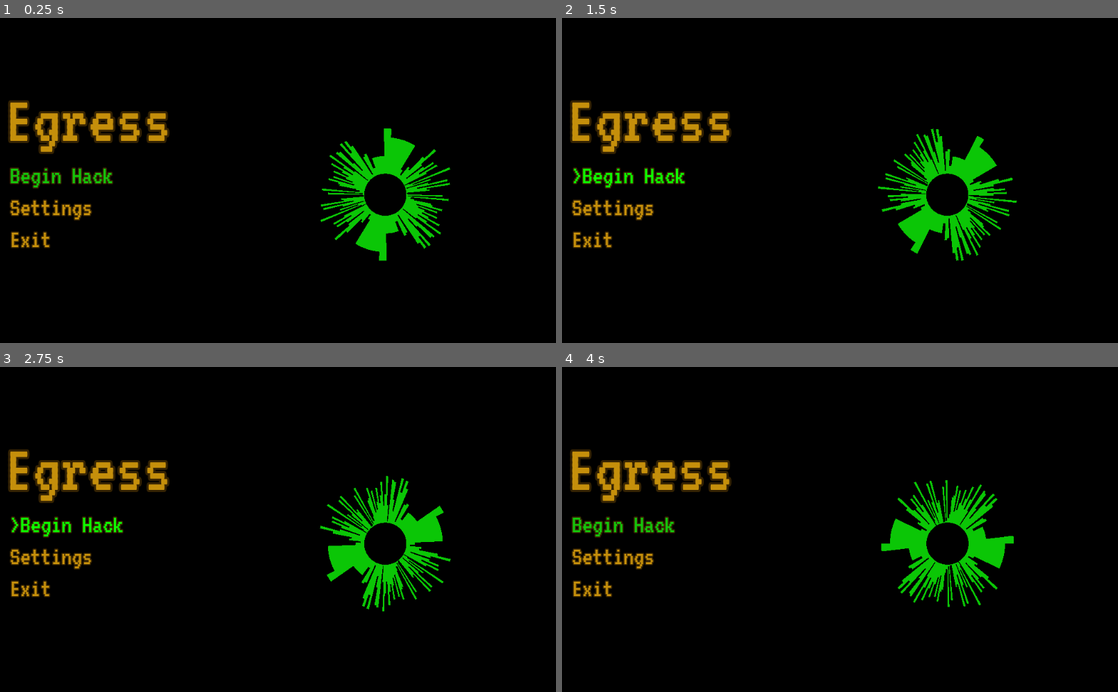
Above: before the commit, frames 1-4 (two rows, left to right).
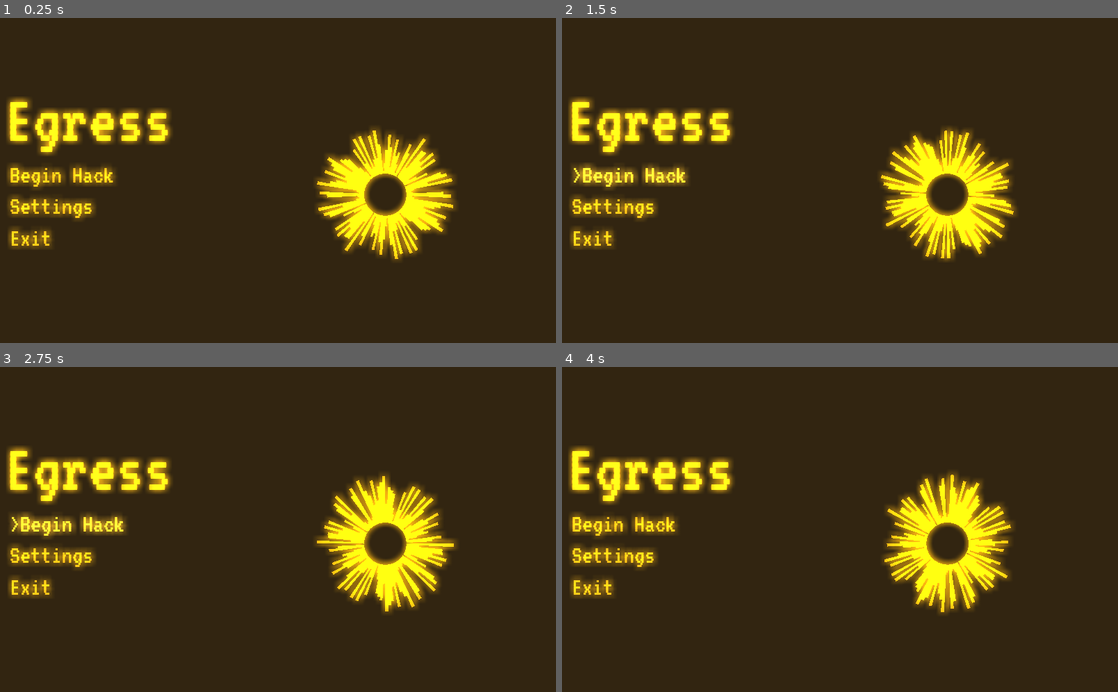
Above: after the commit, the same moments.

Repository: Lunatic-Games/egress
Game: Godot game, scene res://menus/main_menu/main_menu.tscn
The game is run twice, just before and just after one commit, with the same random seed, the same clock (stepped at 60 frames per second) and the same inputs. This scene is started directly instead of the project's main scene.
Inputs (mouse positions are in pixels of both pictures, inside the frame that each line leads up to):
- Up to frame 1 (0.25 s): no input
- Up to frame 2 (1.5 s): click "Begin Hack" at 0.5 s; click ">Begin Hack" at 1.25 s
- Up to frame 3 (2.75 s): click ">Begin Hack" at 2 s
- Up to frame 4 (4 s): click ">Begin Hack" at 2.75 s; move the mouse to (962, 513) at 3.52 s

The runs differ from the first frame. In frame 1, 100% of the frame differs, in the area x 0-100%, y 0-100%; in frame 2, 100%; in frame 3, 100%; in frame 4, 100%.

Commit message:
Glow

Diff:
--- /dev/null
+++ b/menus/main_menu/main_menu.tres
@@ -0,0 +1,24 @@
+[gd_resource type="ShaderMaterial" load_steps=2 format=2]
+
+[sub_resource type="Shader" id=6]
+code = "shader_type canvas_item;
+
+void fragment() {
+	float sd = 10.0;
+	float pi = 3.141592653;
+	float e = 2.71828;
+	float left = 1.0 / (2.0 * pi * pow(sd, 2));
+	vec4 sum = vec4(0.0);
+	for (float x = -8.0; x < 8.0; x += 2.0) {
+		for (float y = -8.0; y < 8.0; y += 2.0) {
+			vec4 value = texture(SCREEN_TEXTURE, SCREEN_UV + SCREEN_PIXEL_SIZE * vec2(x, y));
+			float p = -(pow(x, 2) + pow(y, 2)) / (2.0 * pow(sd, 2));
+			sum += value * left * pow(e, p);
+		}
+	}
+	COLOR = sum * 10.0 + texture(SCREEN_TEXTURE, SCREEN_UV);
+}
+"
+
+[resource]
+shader = SubResource( 6 )
--- a/menus/main_menu/main_menu.tscn
+++ b/menus/main_menu/main_menu.tscn
@@ -6,10 +6,31 @@
 [ext_resource path="res://assets/sfx/clack.wav" type="AudioStream" id=4]
 [ext_resource path="res://menus/main_menu/main_menu.gd" type="Script" id=5]
 
+[sub_resource type="Shader" id=6]
+code = "shader_type canvas_item;
+
+void fragment() {
+	float sd = 10.0;
+	float pi = 3.141592653;
+	float e = 2.71828;
+	float left = 1.0 / (2.0 * pi * pow(sd, 2));
+	vec4 sum = vec4(0.0);
+	for (float x = -8.0; x < 8.0; x += 2.0) {
+		for (float y = -8.0; y < 8.0; y += 2.0) {
+			vec4 value = texture(SCREEN_TEXTURE, SCREEN_UV + SCREEN_PIXEL_SIZE * vec2(x, y));
+			float p = -(pow(x, 2) + pow(y, 2)) / (2.0 * pow(sd, 2));
+			sum += value * left * pow(e, p);
+		}
+	}
+	COLOR = sum * 10.0 + texture(SCREEN_TEXTURE, SCREEN_UV);
+}
+"
+
+[sub_resource type="ShaderMaterial" id=7]
+shader = SubResource( 6 )
+
 [sub_resource type="DynamicFont" id=1]
 size = 128
-outline_size = 4
-outline_color = Color( 0.776471, 0.509804, 0.0470588, 0.270588 )
 font_data = ExtResource( 1 )
 
 [sub_resource type="Shader" id=2]
@@ -28,8 +49,8 @@
 
 void fragment() {
 	vec2 xy = UV - 0.5;
-	float angle = tanh(xy.y / xy.x);
-	float sect = angle - mod(angle, 1.0 / float(bars));
+	float angle = atan(xy.y / xy.x);
+	float sect = angle - mod(angle, 3.14159 / float(bars));
 	float radius = inner_radius + rand(sect) * 0.3;
 	if (pow(xy.x, 2) + pow(xy.y, 2) < pow(radius, 2) &&
 			pow(xy.x, 2) + pow(xy.y, 2) > pow(inner_radius, 2)) {
@@ -42,9 +63,9 @@
 [sub_resource type="ShaderMaterial" id=3]
 shader = SubResource( 2 )
 shader_param/inner_radius = 0.129424
-shader_param/bars = 32
-shader_param/seed = 3.0
-shader_param/color = Color( 0.0470588, 0.780392, 0.027451, 1 )
+shader_param/bars = 64
+shader_param/seed = 16.0
+shader_param/color = Color( 0.780392, 0.556863, 0.027451, 1 )
 shader_param/offset = 0.111495
 
 [sub_resource type="Animation" id=4]
@@ -84,9 +105,18 @@
 [node name="MainMenu" type="Control"]
 anchor_right = 1.0
 anchor_bottom = 1.0
-margin_right = -1.0
-margin_bottom = 1.0
 script = ExtResource( 5 )
+__meta__ = {
+"_edit_use_anchors_": false
+}
+
+[node name="CanvasLayer" type="CanvasLayer" parent="."]
+
+[node name="ColorRect" type="ColorRect" parent="CanvasLayer"]
+material = SubResource( 7 )
+anchor_right = 1.0
+anchor_bottom = 1.0
+mouse_filter = 2
 __meta__ = {
 "_edit_use_anchors_": false
 }
@@ -116,9 +146,6 @@
 [node name="BeginButton" parent="VBoxContainer" instance=ExtResource( 3 )]
 margin_right = 202.0
 focus_mode = 0
-custom_colors/font_color = Color( 0.0862745, 0.776471, 0.0470588, 1 )
-custom_colors/font_color_hover = Color( 0.054902, 1, 0, 1 )
-custom_colors/font_color_pressed = Color( 0.0313726, 0.513726, 0, 1 )
 enabled_focus_mode = 0
 text = "Begin Hack"
 
@@ -127,7 +154,6 @@
 margin_right = 202.0
 margin_bottom = 114.0
 focus_mode = 0
-custom_colors/font_color_pressed = Color( 0.0313726, 0.513726, 0, 1 )
 enabled_focus_mode = 0
 text = "Settings"
 
@@ -136,7 +162,6 @@
 margin_right = 202.0
 margin_bottom = 173.0
 focus_mode = 0
-custom_colors/font_color_pressed = Color( 0.0313726, 0.513726, 0, 1 )
 enabled_focus_mode = 0
 text = "Exit"
 
@@ -155,7 +180,6 @@
 margin_bottom = 476.204
 rect_rotation = 302.367
 rect_pivot_offset = Vector2( 150, 150 )
-color = Color( 0.0862745, 0.776471, 0.0470588, 1 )
 __meta__ = {
 "_edit_use_anchors_": false
 }
@@ -166,6 +190,7 @@
 
 [node name="PulsateAnimation" type="AnimationPlayer" parent="ColorRect"]
 anims/anim = SubResource( 5 )
+
 [connection signal="pressed" from="VBoxContainer/BeginButton" to="." method="_on_BeginButton_pressed"]
 [connection signal="pressed" from="VBoxContainer/SettingsButton" to="." method="_on_SettingsButton_pressed"]
 [connection signal="pressed" from="VBoxContainer/ExitButton" to="." method="_on_ExitButton_pressed"]
--- a/menus/menu_button.tscn
+++ b/menus/menu_button.tscn
@@ -5,8 +5,6 @@
 
 [sub_resource type="DynamicFont" id=1]
 size = 48
-outline_size = 2
-outline_color = Color( 0.776471, 0.509804, 0.0470588, 0.270588 )
 font_data = ExtResource( 1 )
 
 [node name="MenuButton" type="Button"]
@@ -15,6 +13,7 @@
 custom_fonts/font = SubResource( 1 )
 custom_colors/font_color = Color( 0.776471, 0.564706, 0.0470588, 1 )
 custom_colors/font_color_hover = Color( 0.945098, 0.705882, 0.129412, 1 )
+custom_colors/font_color_pressed = Color( 0.521569, 0.407843, 0.0156863, 1 )
 text = "PRESS ME"
 flat = true
 align = 0
--- a/menus/menu_label.tscn
+++ b/menus/menu_label.tscn
@@ -4,8 +4,6 @@
 
 [sub_resource type="DynamicFont" id=1]
 size = 64
-outline_size = 4
-outline_color = Color( 0.776471, 0.52549, 0.0470588, 0.270588 )
 font_data = ExtResource( 1 )
 
 [node name="MenuLabel" type="Label"]
--- a/project.godot
+++ b/project.godot
@@ -18,7 +18,12 @@
 run/main_scene="res://game.tscn"
 config/icon="res://icon.png"
 
+[display]
+
+window/stretch/mode="2d"
+window/stretch/aspect="keep"
+
 [rendering]
 
-environment/default_clear_color=Color( 0, 0, 0, 1 )
+environment/default_clear_color=Color( 0.0784314, 0.0588235, 0.027451, 1 )
 environment/default_environment="res://default_env.tres"
--- /dev/null
+++ b/test/crt_test.tscn
@@ -0,0 +1,15 @@
+[gd_scene load_steps=2 format=2]
+
+[ext_resource path="res://menus/main_menu/main_menu.tscn" type="PackedScene" id=1]
+
+[node name="CRTTest" type="ViewportContainer"]
+anchor_right = 1.0
+anchor_bottom = 1.0
+__meta__ = {
+"_edit_use_anchors_": false
+}
+
+[node name="Viewport" type="Viewport" parent="."]
+size = Vector2( 1024, 600 )
+
+[node name="MainMenu" parent="Viewport" instance=ExtResource( 1 )]
Not shown: 1 places in menus/main_menu/main_menu.tscn that only renumber resources
